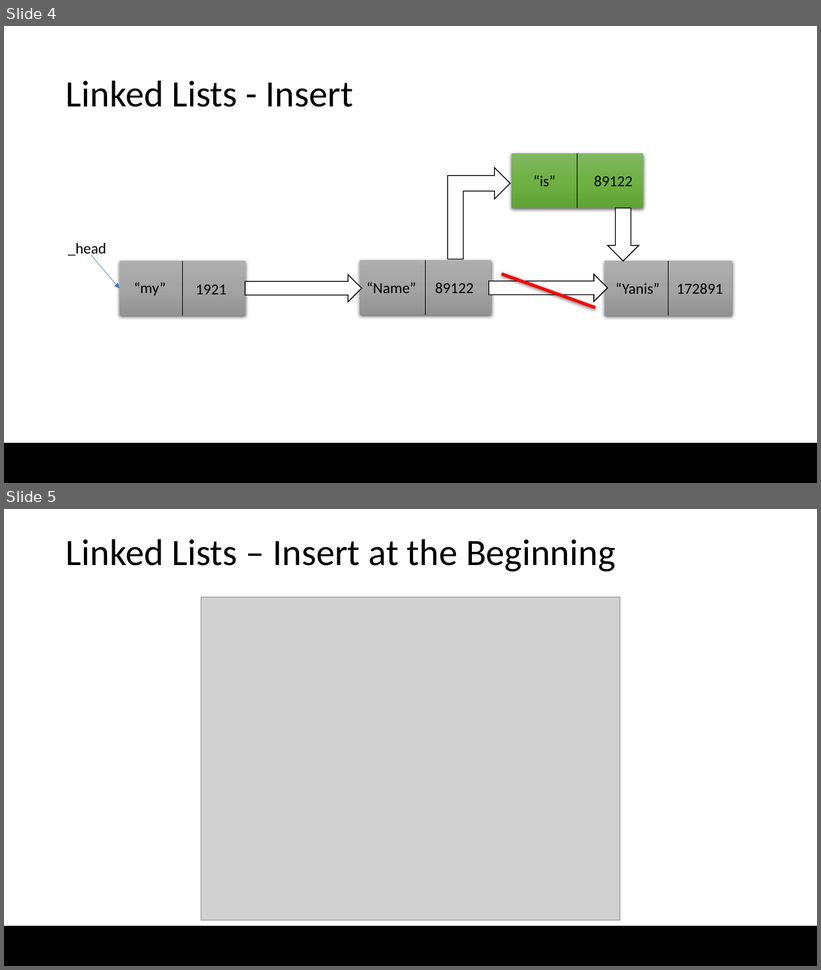
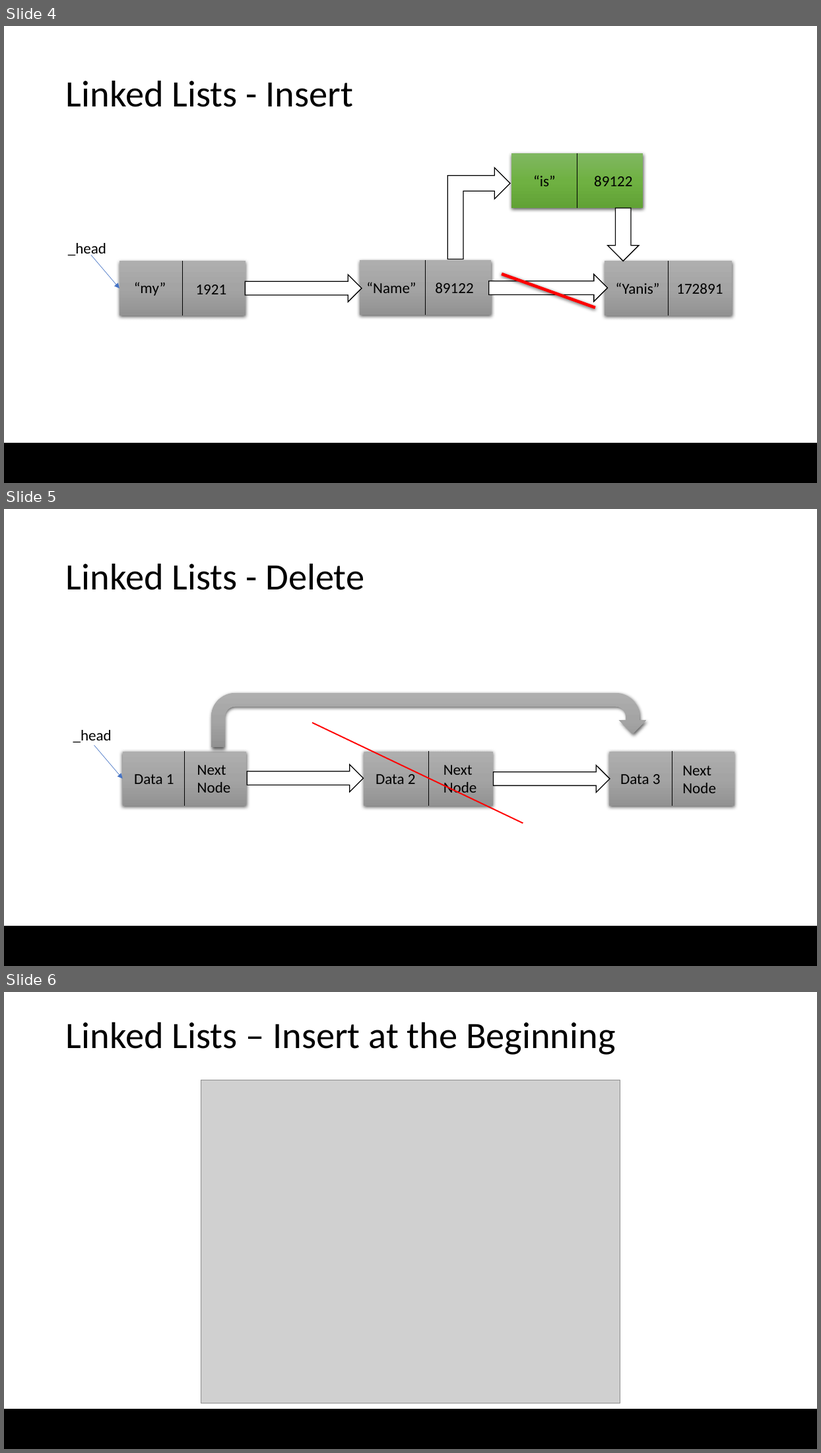
Before and after one commit to Noah274/Grundner-Ferecean-Linked-List-2022, a slide deck: Linked_List.pptx. Shown one above the other, each under a label of ours: slides 4 and 5 before the commit, slides 4, 5 and 6 after it. The pictures are 821x970 and 821x1453 pixels, drawn with LibreOffice and Linux fonts; fonts in the diff are those of the drawing; grey boxes stand for pictures; background and template pictures are left out. Boxes give left, top, right and bottom in pixels: in the first picture for what was removed or moved away, otherwise in the second. Text is boxed around its words. In the diff, an @@ line names an element or a change of style, - is before the commit and + after.

Commit message:
added the delete slide

```diff
--- a/Linked_List.pptx
+++ b/Linked_List.pptx
@@ slide 5 added at bbox=[4, 509, 817, 966], background #FFFFFF; not listed: 1 template element that a slide beside it also shows @@
@@ title added at bbox=[66, 563, 364, 590], 44 pt, text #000000 @@
+Linked Lists - Delete
@@ uturn arrow added at bbox=[211, 693, 646, 747], fill gradient #AFAFAF to #A5A5A5 to #939393 @@
@@ line added from (313, 723) to (523, 824), #FF0000 1.5 pt @@
@@ text added at bbox=[73, 730, 112, 743], 18 pt, text #000000 @@
+_head
@@ arrow added from (94, 746) to (122, 779), #4472C4 0.5 pt @@
@@ rectangle added at bbox=[122, 752, 246, 806], fill gradient #AFAFAF to #A5A5A5 to #939393 @@
@@ line added from (185, 752) to (185, 806), #000000 0.5 pt @@
@@ text added at bbox=[197, 765, 231, 793], 18 pt, text #000000 @@
+Next Node
@@ right arrow added at bbox=[247, 764, 363, 792], fill #FFFFFF, outline #000000 1 pt @@
@@ rectangle added at bbox=[364, 752, 493, 806], fill gradient #AFAFAF to #A5A5A5 to #939393 @@
@@ line added from (428, 752) to (428, 806), #000000 0.5 pt @@
@@ text added at bbox=[444, 765, 477, 797], 18 pt, text #000000 @@
+Next Node
@@ right arrow added at bbox=[494, 765, 611, 793], fill #FFFFFF, outline #000000 1 pt @@
@@ rectangle added at bbox=[610, 752, 735, 806], fill gradient #AFAFAF to #A5A5A5 to #939393 @@
@@ line added from (673, 752) to (673, 806), #000000 0.5 pt @@
@@ text added at bbox=[682, 766, 716, 793], 18 pt, text #000000 @@
+Next Node
@@ text added at bbox=[134, 774, 174, 784], 18 pt, text #000000 @@
+Data 1
@@ text added at bbox=[376, 771, 416, 784], 18 pt, text #000000 @@
+Data 2
@@ text added at bbox=[620, 774, 661, 784], 18 pt, text #000000 @@
+Data 3
@@ what was slide 5 is now slide 6 @@
```
Also in this commit, not shown: 3 other slides added.
